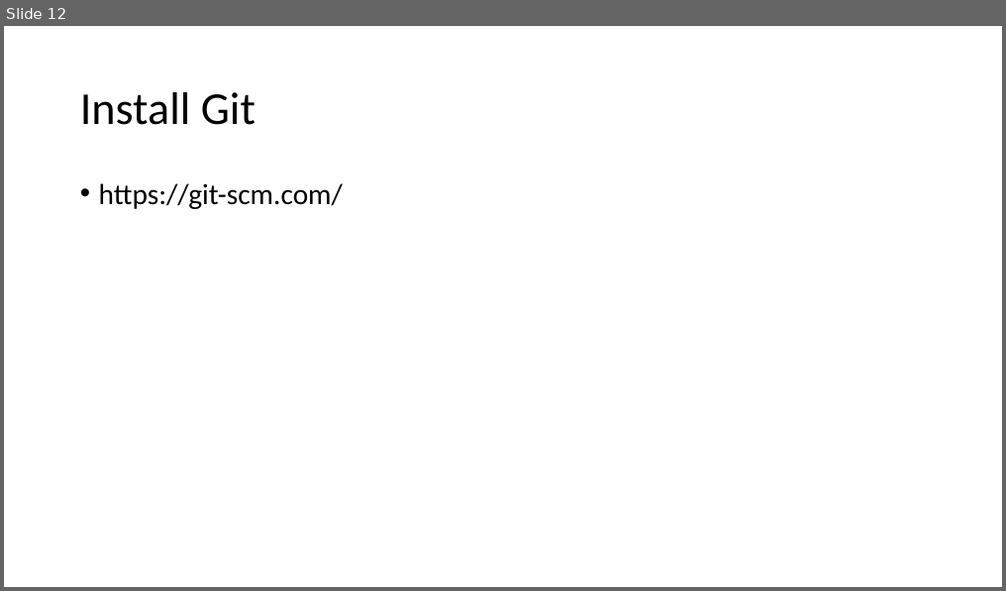
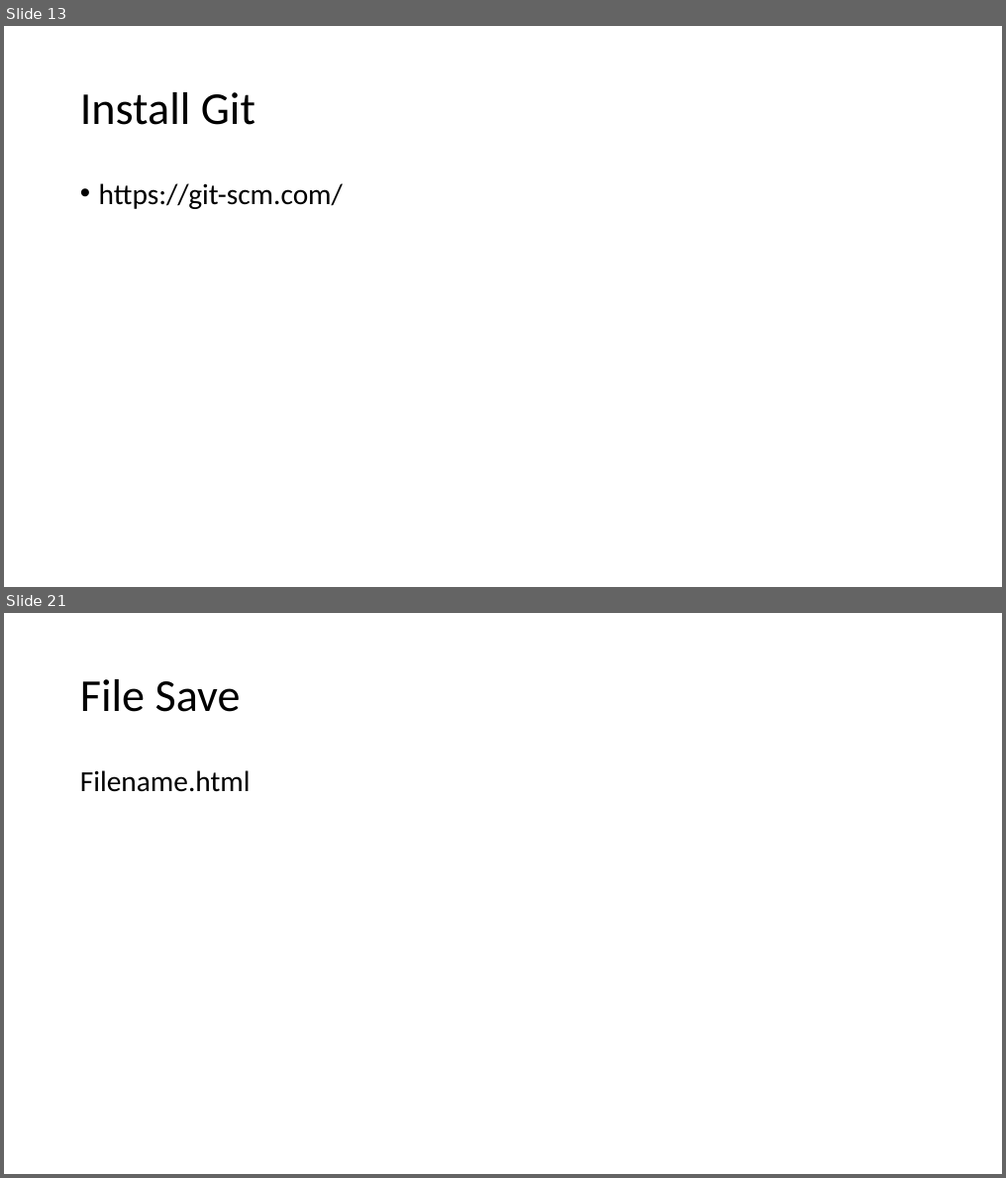
Before and after one commit to PiyushChaturvedii/Batch10, a slide deck: Git and Github.pptx. Shown one above the other, each under a label of ours: slide 12 before the commit, slides 13 and 21 after it; the slides between them are not shown. The pictures are 1006x591 and 1006x1178 pixels, drawn with LibreOffice and Linux fonts; fonts in the diff are those of the drawing. Boxes give left, top, right and bottom in pixels: in the first picture for what was removed or moved away, otherwise in the second. Text is boxed around its words. In the diff, an @@ line names an element or a change of style, - is before the commit and + after.

Commit message:
day2HTML

```diff
--- a/Git and Github.pptx
+++ b/Git and Github.pptx
@@ slide 21 added at (4,613,1002,1174), background #FFFFFF @@
@@ title added at (80,679,241,712), 44 pt, text #000000 @@
+File Save
@@ text added at (80,770,251,792), 28 pt, text #000000 @@
+Filename.html
@@ what was slide 12 is now slide 13 @@
```
Also in this commit, not shown: 10 other slides added, 1 other file.
